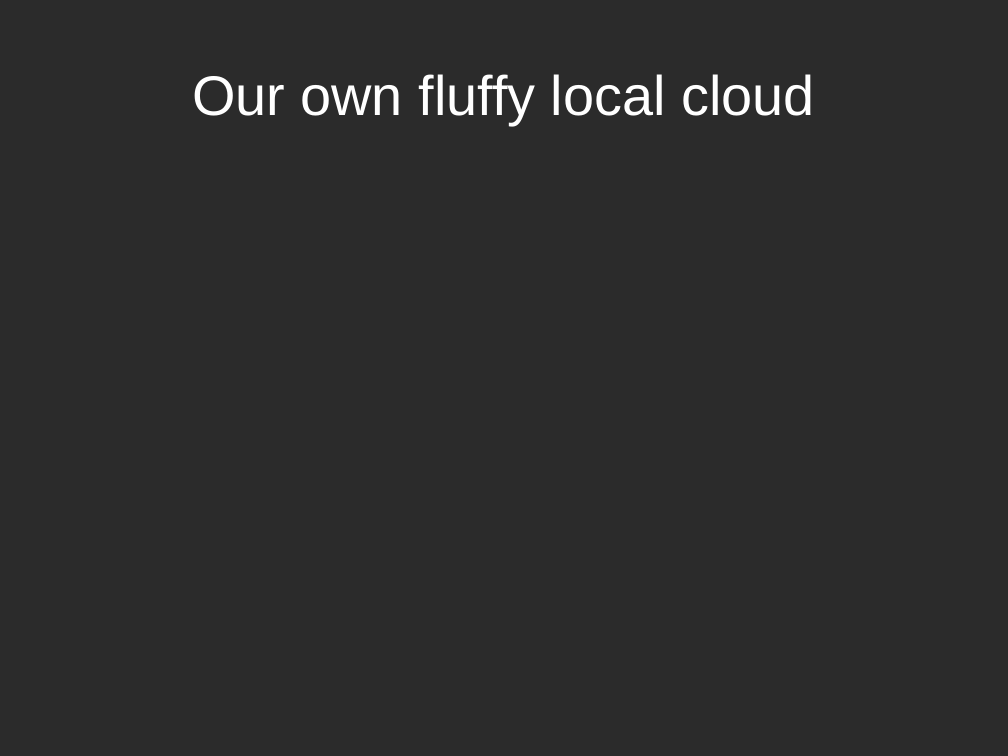
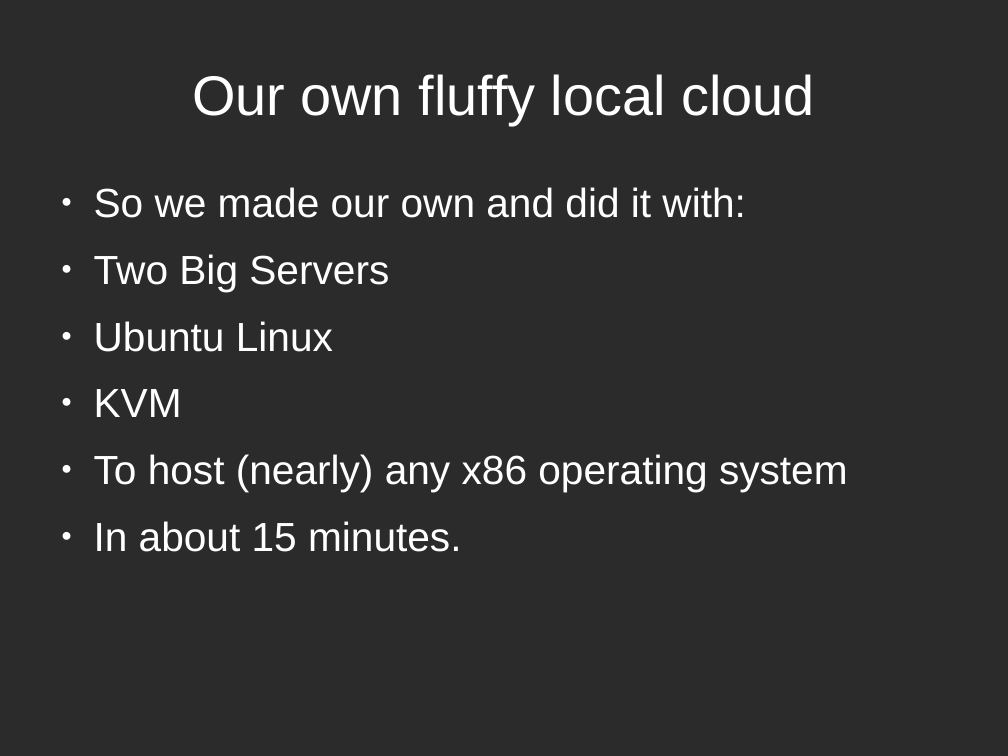
Before and after one commit to ruebot/SuperConference-2011---Cloud-computing, a slide deck: slide 19 of sc-2011-local-clouds.odp (slide 18 before the commit). Drawn at 1008x756 pixels with LibreOffice and Linux fonts; fonts in the diff are those of the drawing; background and template pictures are left out; a plain dark background stands for a picture behind light text. Boxes give left, top, right and bottom in pixels: in the first picture for what was removed or moved away, otherwise in the second. Text is boxed around its words. In the diff, an @@ line names an element or a change of style, - is before the commit and + after.

Commit message:
More description of our local cloud.

```diff
--- a/sc-2011-local-clouds.odp
+++ b/sc-2011-local-clouds.odp
@@ text added at (x1=94, y1=187, x2=848, y2=552), 32 pt, text #FFFFFF @@
+● So we made our own and did it with:
+● Two Big Servers
+● Ubuntu Linux
+● KVM
+● To host (nearly) any x86 operating system
+● In about 15 minutes.
```
Also in this commit, not shown: 2 slides added.
